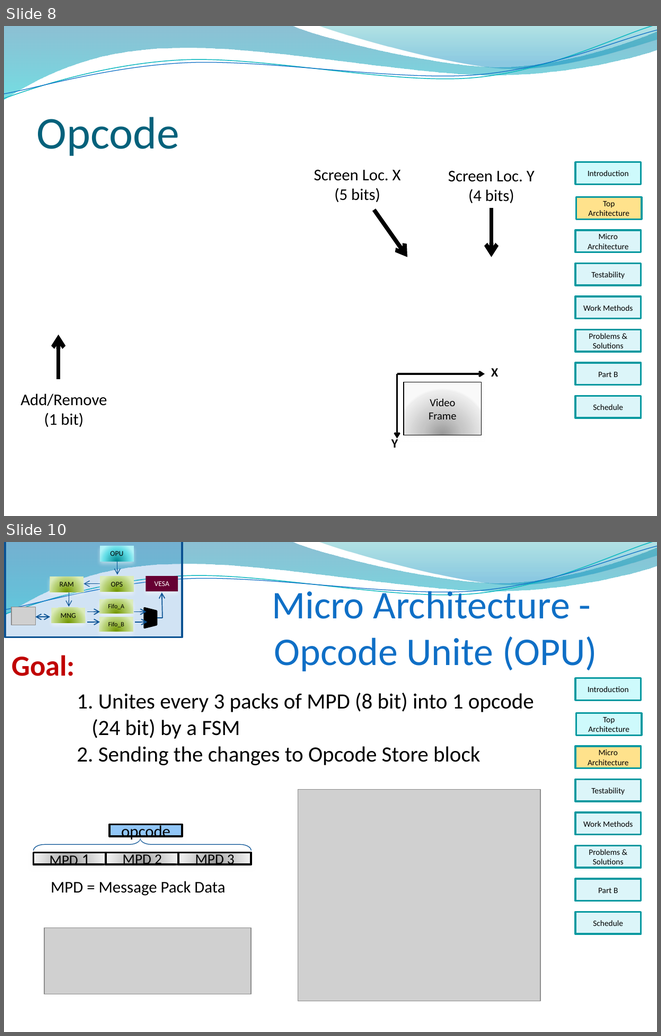
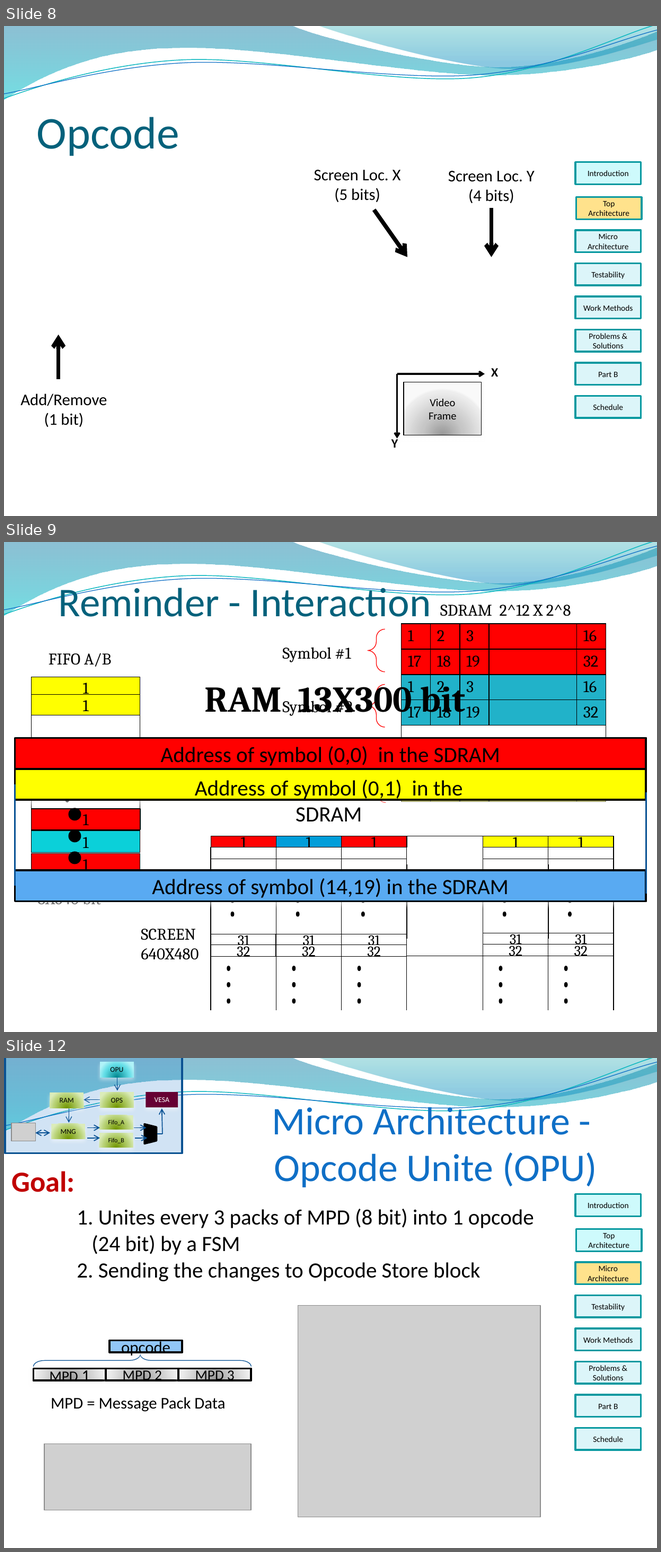
Before and after one commit to sandro6579/symbol-generator, a slide deck: Presentation/part_A_final/Final_Presentation_Part_A.pptx. Shown one above the other, each under a label of ours: slides 8 and 10 before the commit, slides 8, 9 and 12 after it; the slides between them are not shown. The pictures are 661x1036 and 661x1552 pixels, drawn with LibreOffice and Linux fonts; fonts in the diff are those of the drawing; grey boxes stand for pictures; background and template pictures are left out. Boxes give left, top, right and bottom in pixels: in the first picture for what was removed or moved away, otherwise in the second. Text is boxed around its words. In the diff, an @@ line names an element or a change of style, - is before the commit and + after.

```diff
--- a/Presentation/part_A_final/Final_Presentation_Part_A.pptx
+++ b/Presentation/part_A_final/Final_Presentation_Part_A.pptx
@@ slide 9 added at (x1=4, y1=542, x2=657, y2=1032), background picture (left out); not listed: 4 template elements that a slide beside it also shows @@
@@ text added at (x1=59, y1=582, x2=431, y2=626), 45 pt, text #04617B @@
+Reminder - Interaction
@@ text added at (x1=440, y1=605, x2=571, y2=616), 18 pt, text #000000 @@
+SDRAM 2^12 X 2^8
@@ left brace added at (x1=368, y1=629, x2=385, y2=671), outline #FF0000 0.75 pt @@
@@ table added at (x1=401, y1=624, x2=606, y2=806), 7 rows, 5 columns @@
+1 | 2 | 3 |  | 16
+17 | 18 | 19 |  | 32
+1 | 2 | 3 |  | 16
+17 | 18 | 19 |  | 32
+ |  |  |  | 
+1 | 2 | 3 |  | 16
+17 | 18 | 19 |  | 32
@@ text added at (x1=282, y1=647, x2=351, y2=662), 18 pt, text #000000 @@
+Symbol #1
@@ left brace added at (x1=368, y1=685, x2=385, y2=727), outline #FF0000 0.75 pt @@
@@ text added at (x1=282, y1=698, x2=353, y2=716), 18 pt, text #000000 @@
+Symbol #2
@@ left brace added at (x1=368, y1=759, x2=385, y2=802), outline #FF0000 0.75 pt @@
@@ group added at (x1=15, y1=678, x2=646, y2=901): 3 rectangles, 3 ellipses, 2 lines, 2 texts @@
+Address of symbol (0,0) in the SDRAM
+Address of symbol (14,19) in the SDRAM
+RAM 13X300 bit
+Address of symbol (0,1) in the SDRAM
@@ group added at (x1=32, y1=653, x2=140, y2=908): 5 rectangles, 2 lines, 2 texts, 1 ellipse @@
+1
+1
+1
+1
+1
+FIFO A/B
+8X640 bit
@@ group added at (x1=141, y1=836, x2=614, y2=1010): 25 rectangles, 25 ellipses, 17 lines, 1 text @@
+1
+32
+31
+1
+1
+1
+1
+32
+31
+31
+32
+31
+32
+31
+32
+SCREEN
+640X480
@@ what was slide 10 is now slide 12 @@
```
Also in this commit, not shown: 5 slides changed, 3 other slides added, 3 other files.
